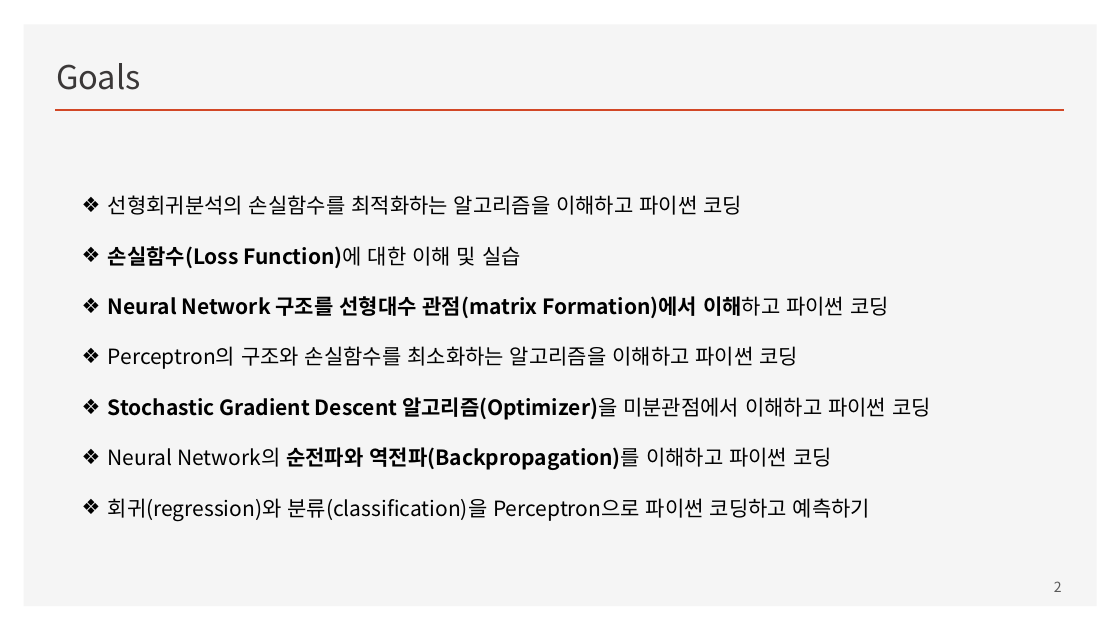
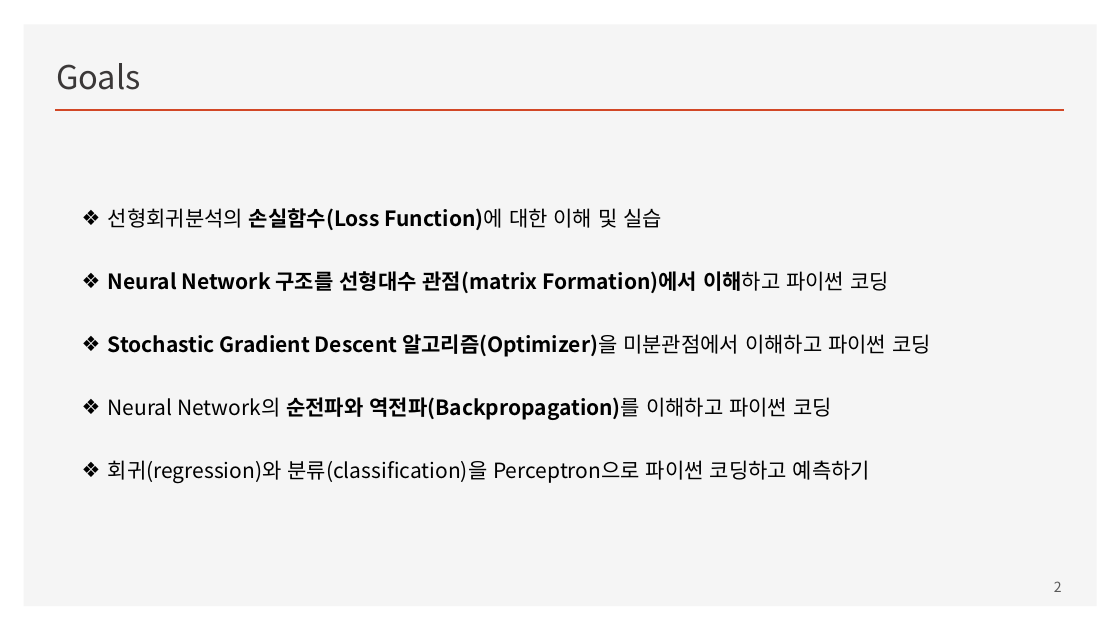
Before and after one commit to ancestor9/mathematics-for-machine-learning, a slide deck: slide 2 of Linear_Algebra/w4_Perceptron_Regression.pptx. Drawn at 1120x630 pixels with LibreOffice and Linux fonts; fonts in the diff are those of the drawing. Boxes give left, top, right and bottom in pixels: in the first picture for what was removed or moved away, otherwise in the second. Text is boxed around its words. In the diff, an @@ line names an element or a change of style, - is before the commit and + after.

```diff
--- a/Linear_Algebra/w4_Perceptron_Regression.pptx
+++ b/Linear_Algebra/w4_Perceptron_Regression.pptx
@@ text at bbox=[108, 208, 662, 230]: text changed; bold on @@
-❖ 선형회귀분석의 손실함수를 최적화하는 알고리즘을 이해하고 파이썬 코딩
-❖ 손실함수(Loss Function)에 대한 이해 및 실습
+❖ 선형회귀분석의 손실함수(Loss Function)에 대한 이해 및 실습
@@ text at bbox=[108, 271, 931, 483]: line spacing 2 to 2.5 @@
@@ text at bbox=[108, 346, 798, 369]: paragraph removed @@
-❖ Perceptron의 구조와 손실함수를 최소화하는 알고리즘을 이해하고 파이썬 코딩
```
Also in this commit, not shown: 4 other slides changed, 3 slides added, 3 slides removed.
